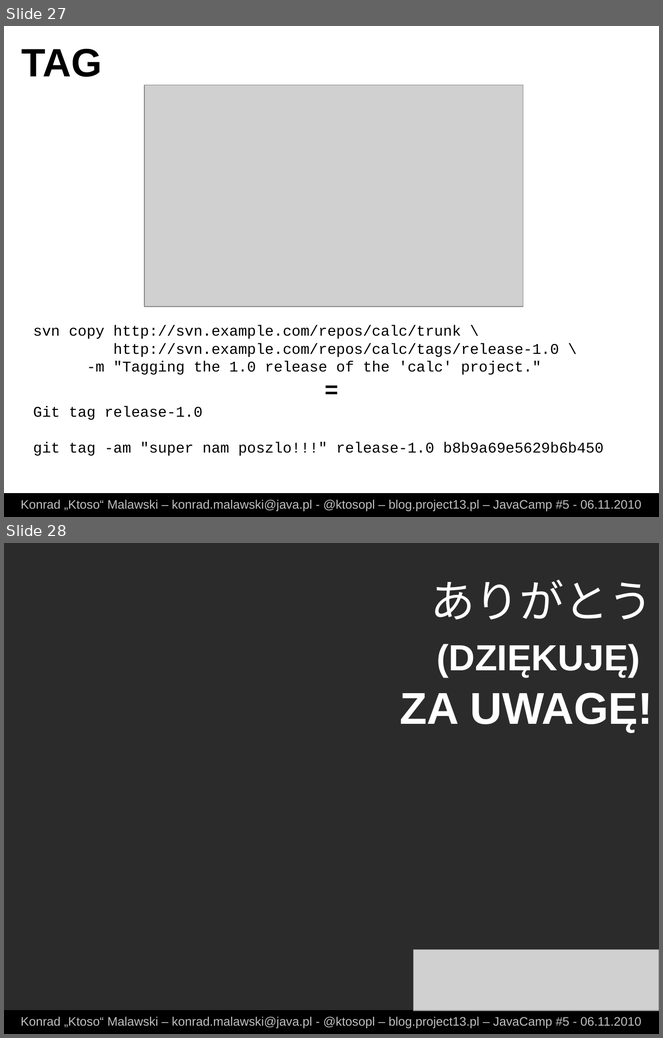
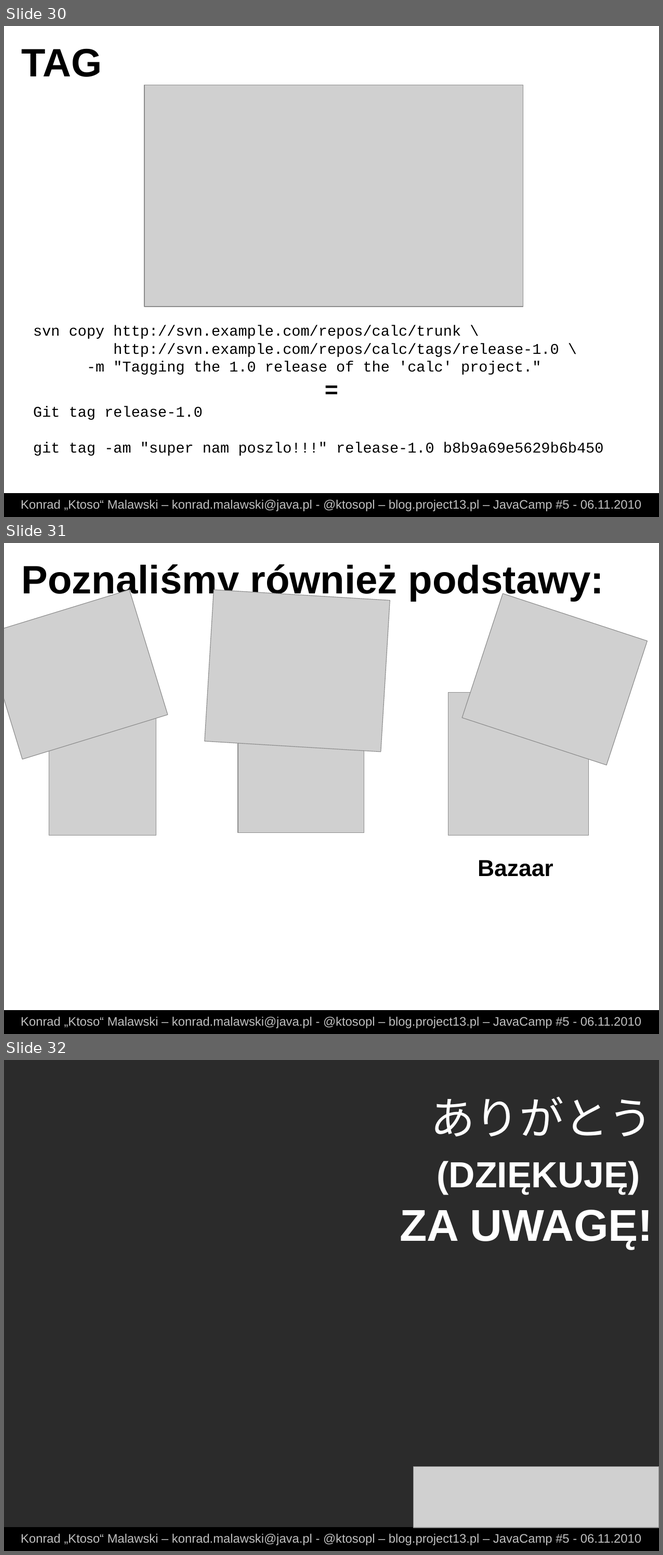
Before and after one commit to ktoso/git-presentation, a slide deck: slides.odp. Shown one above the other, each under a label of ours: slides 27 and 28 before the commit, slides 30, 31 and 32 after it. The pictures are 663x1038 and 663x1555 pixels, drawn with LibreOffice and Linux fonts; fonts in the diff are those of the drawing; grey boxes stand for pictures; background and template pictures are left out; a plain dark background stands for a picture behind light text. Boxes give left, top, right and bottom in pixels: in the first picture for what was removed or moved away, otherwise in the second. Text is boxed around its words. In the diff, an @@ line names an element or a change of style, - is before the commit and + after.

```diff
--- a/slides.odp
+++ b/slides.odp
@@ slide 31 added at [4, 543, 659, 1034], background #FFFFFF @@
@@ text added at [22, 564, 604, 601], 48 pt, text #000000, bold @@
+Poznaliśmy również podstawy:
@@ picture added at [4, 589, 168, 759] @@
@@ picture added at [205, 590, 390, 752] @@
@@ picture added at [463, 594, 648, 766] @@
@@ picture added at [449, 693, 589, 836] @@
@@ picture added at [49, 707, 156, 836] @@
@@ picture added at [238, 707, 364, 833] @@
@@ text added at [478, 860, 554, 877], 28 pt, text #000000, bold @@
+Bazaar
@@ rectangle added at [4, 1011, 659, 1034], fill #000000, outline #000000 0 pt @@
@@ text added at [21, 1017, 642, 1029], 15 pt, text #C0C0C0 @@
+Konrad „Ktoso“ Malawski – konrad.malawski@java.pl - @ktosopl – blog.project13.pl – JavaCamp #5 - 06.11.2010
@@ what was slide 27 is now slide 30 @@
@@ what was slide 28 is now slide 32 @@
```
Also in this commit, not shown: 3 other slides added, 16 other files.
